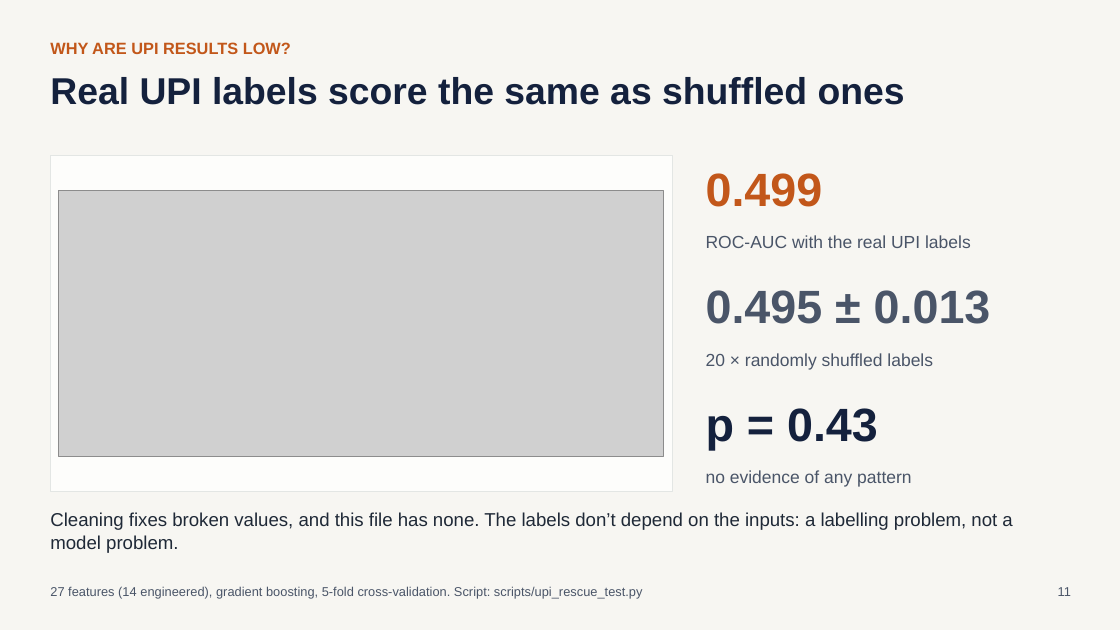
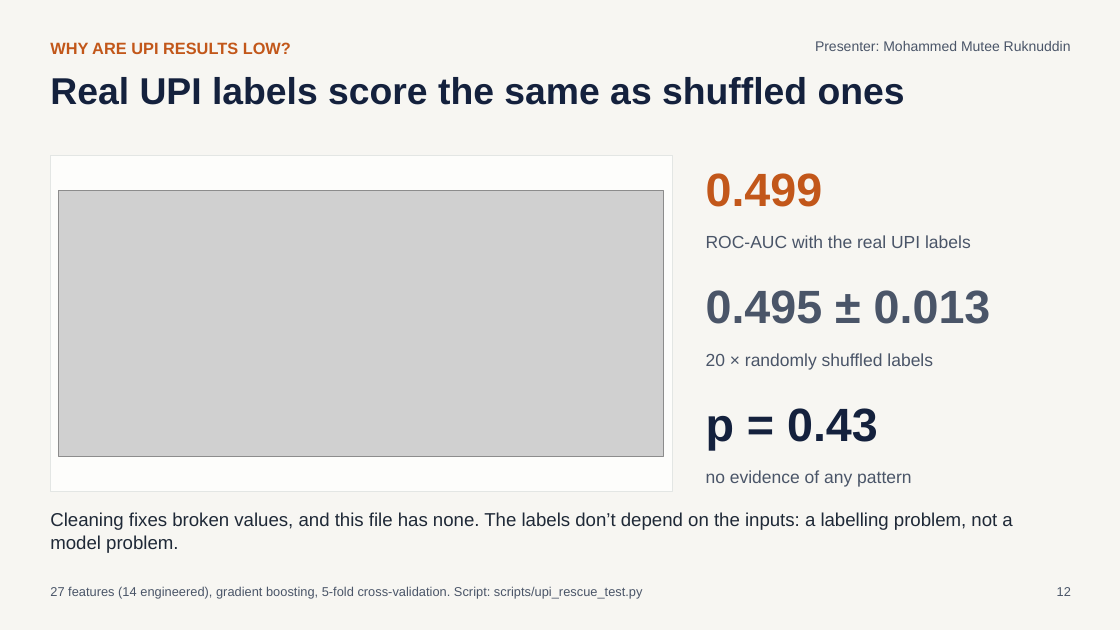
Before and after one commit to MohammedMutee/upi-fraud-detection, a slide deck: slide 12 of presentation/fraud_detection_deck.pptx (slide 11 before the commit). Drawn at 1120x630 pixels with LibreOffice and Linux fonts; fonts in the diff are those of the drawing; grey boxes stand for pictures. Boxes give left, top, right and bottom in pixels: in the first picture for what was removed or moved away, otherwise in the second. Text is boxed around its words. In the diff, an @@ line names an element or a change of style, - is before the commit and + after.

```diff
--- a/presentation/fraud_detection_deck.pptx
+++ b/presentation/fraud_detection_deck.pptx
@@ text added at box(815, 41, 1071, 51), 12 pt, text #4A5568 @@
+Presenter: Mohammed Mutee Ruknuddin
@@ text at box(1057, 587, 1071, 596): text changed @@
-11
+12
```
Also in this commit, not shown: 14 other slides changed, 14 other files.
